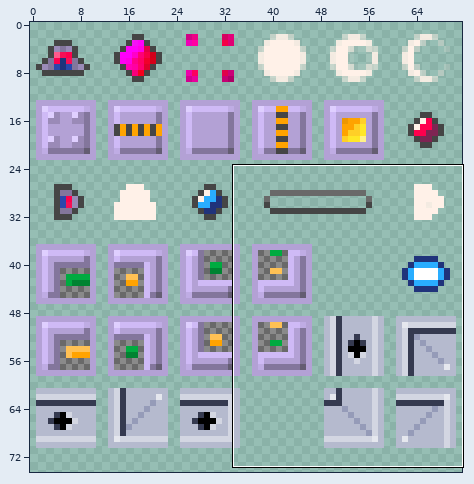
Sprite sheet: resources/img/tilesheet.png. The picture above shows the old version from afar; the outline marks the close-up.
Close-up. Earlier state:
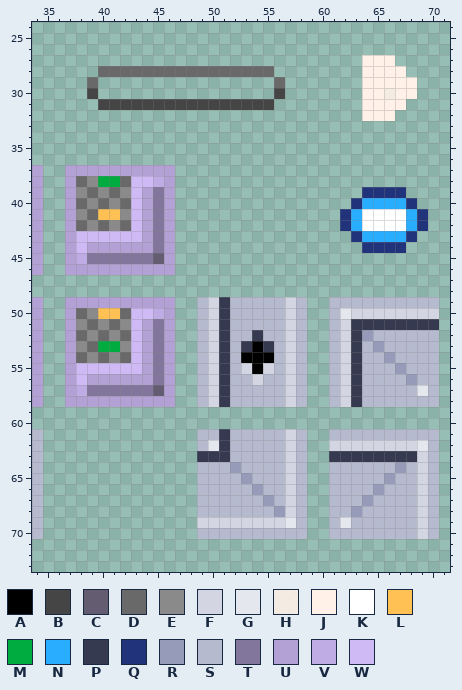
The file is 72x96 pixels. Pixels under 10% opacity are left out. Colours within 5 levels of each other are drawn and written as one. Shown: x 34..71, y 24..73. The wide view leaves out empty margins.
Palette (. is transparent): A #000000  B #454545  C #645d72  D #696969  E #8a8a8a  F #d3d6e2  G #e5e7ee  H #fff1e8e4  J #fff1e8  K #ffffff  L #ffc154  M #00ab40  N #29adff  P #353a50  Q #20337b  R #959bb8  S #b5bace  T #83769c  U #b3a1d5  V #bface4  W #cfbaf6
Pixels before, first column x 34:
27 ..............................JJJ....
28 ......DDDDDDDDDDDDDDDD........JJJJ...
29 .....D................D.......JJJJJ..
30 .....B................B.......JJHJJ..
31 ......BBBBBBBBBBBBBBBB........JJJJ...
32 ..............................JJJ....
33 .....................................
34 .....................................
35 .....................................
36 .....................................
37 U..UUUUUUUUUU........................
38 U..UDEMMDWWVU........................
39 U..UEDEDEWUTU.................QQQQ...
40 U..UDEDEDWUTU................QNNNNQ..
41 U..UEDLLEWUTU...............QNKKKKNQ.
42 U..UDEDEDWUTU...............QNKKKKNQ.
43 U..UWWWWWWUTU................QNNNNQ..
44 U..UWUUUUUUTU.................QQQQ...
45 U..UVTTTTTTCU........................
46 U..UUUUUUUUUU........................
47 .....................................
48 .....................................
49 U..UUUUUUUUUU..SFPSSSSSFS..SSSSSSSSSS
50 U..UDELLDWWVU..SFPSSSSSFS..SGFFFFFFFF
51 U..UEDEDEWUTU..SFPSSSSSFS..SFPPPPPPPP
52 U..UDEDEDWUTU..SFPSSPSSFS..SFPRSSSSSS
53 U..UEDMMEWUTU..SFPSPAPSFS..SFPSRSSSSS
54 U..UDEDEDWUTU..SFPSAAASFS..SFPSSRSSSS
55 U..UWWWWWWUTU..SFPSFAFSFS..SFPSSSRSSS
56 U..UWUUUUUUTU..SFPSSFSSFS..SFPSSSSRSS
57 U..UVTTTTTTCU..SFPSSSSSFS..SFPSSSSSGS
58 U..UUUUUUUUUU..SFPSSSSSFS..SFPSSSSSSS
59 .....................................
60 .....................................
61 S..............SSPSSSSSFS..SSSSSSSSSS
62 S..............SGPSSSSSFS..FFFFFFFFGS
63 S..............PPPSSSSSFS..PPPPPPPPFS
64 S..............SSSRSSSSFS..SSSSSSRSFS
65 S..............SSSSRSSSFS..SSSSSRSSFS
66 S..............SSSSSRSSFS..SSSSRSSSFS
67 S..............SSSSSSRSFS..SSSRSSSSFS
68 S..............SSSSSSSRFS..SSRSSSSSFS
69 S..............FFFFFFFFGS..SGSSSSSSFS
70 S..............SSSSSSSSSS..SSSSSSSSFS
The result:
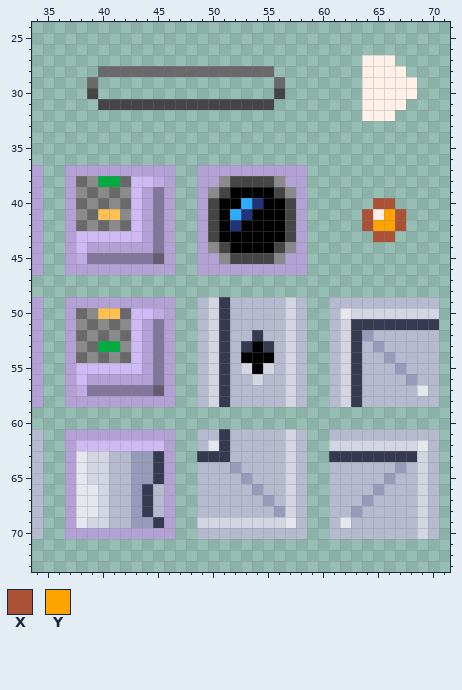
Colours new in this view: X #ab5236  Y #ffa300
What changed:
Colour A now appears in row 39 at x 52 to 55; in row 40 at x 51 to 52 and 55 to 56; in row 41 at x 51 and 54 to 56; in row 42 at x 51 and 53 to 56; in row 43 at x 51 to 56; in row 44 at x 52 to 55.
Colour B now appears in row 38 at x 52 to 55; in row 39 at x 51 and 56; in rows 40 to 43 at x 50 and 57; in row 44 at x 51 and 56; in row 45 at x 52 to 55.
Colour E now appears in row 38 at x 51 and 56; in row 39 at x 50 and 57; in row 44 at x 50 and 57; in row 45 at x 51 and 56.
Colour F now appears in rows 63 to 65 at x 39 to 40; in rows 66 to 68 at x 40; in row 69 at x 39 to 40.
Colour G now appears in rows 63 to 65 at x 38; in rows 66 to 68 at x 38 to 39; in row 69 at x 38.
The author changed colour H to colour J in row 30 at x 66.
The author changed colour K to colour J in row 41 at x 65.
Colour N now appears in row 40 at x 53; in row 41 at x 52.
Colour P now appears in rows 63 to 65 at x 45; in rows 66 to 68 at x 44; in row 69 at x 45.
Colour Q now appears in row 40 at x 54; in row 41 at x 53; in row 42 at x 52.
Colour R now appears in rows 63 to 65 at x 43 to 44; in rows 66 to 68 at x 43; in row 69 at x 43 to 44.
Colour S now appears in rows 63 to 65 at x 41 to 42; in rows 66 to 68 at x 41 to 42 and 45; in row 69 at x 41 to 42.
Colour U now appears in row 37 at x 49 to 58; in row 38 at x 49 to 50 and 57 to 58; in rows 39 to 44 at x 49 and 58; in row 45 at x 49 to 50 and 57 to 58; in row 46 at x 49 to 58; in row 61 at x 37 to 46.
Colour U now appears in rows 62 to 69 at x 37 and 46; in row 70 at x 37 to 46.
Colour W now appears in row 62 at x 38 to 45.
The author changed colour K to colour X in rows 41 to 42 at x 64 and 67.
The author changed colour N to colour X in row 40 at x 65 to 66; in row 43 at x 65 to 66.
The author changed colour K to colour Y in row 41 at x 66; in row 42 at x 65 to 66.
Colour N is removed in row 40 at x 64 and 67; in rows 41 to 42 at x 63 and 68; in row 43 at x 64 and 67.
Colour Q is removed in row 39 at x 64 to 67; in row 40 at x 63 and 68; in rows 41 to 42 at x 62 and 69; in row 43 at x 63 and 68; in row 44 at x 64 to 67.
